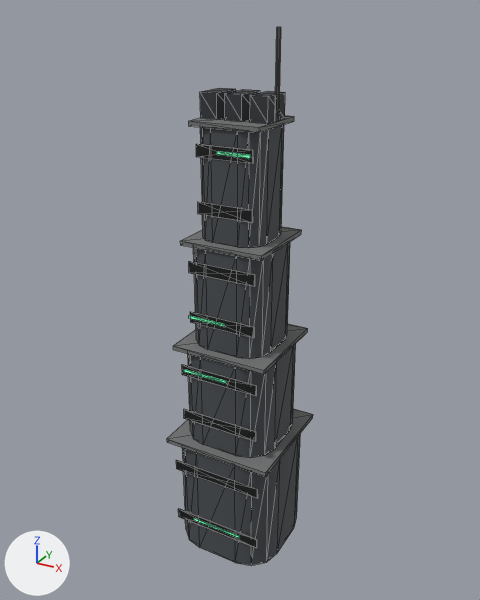
Two versions of the glTF model generated_assets/environments/vita/vta_env_massing_tower_b.glb, one commit apart.
Camera for both pictures: a camera (50 mm lens) standing at (7.71, -14.15, 14.59) and looking at (-0.13, 0.11, 7.47). The axes (+X, +Y, +Z) are drawn at lower left. The lights are the same throughout. The older version comes first. Mesh edges are drawn as thin lines. Where no turn or scale is listed for an object, it has been applied to the vertices. Vertices at exactly the same position are counted once.

In view in the first picture: 'mesh_intact'.
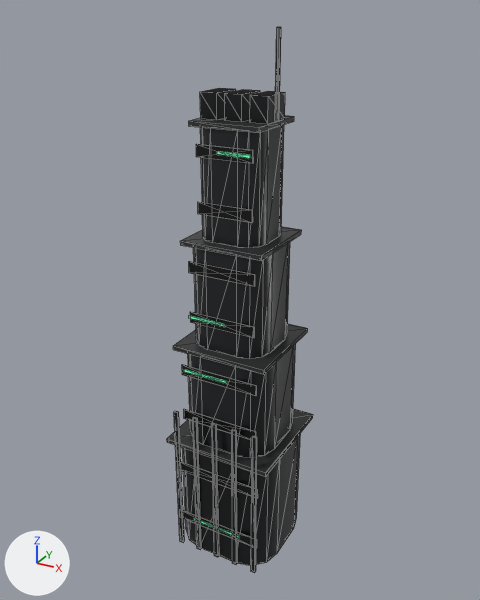
Where the change shows, as pixel boxes (x1, y1, x2, y2) in the pictures (480 x 600 px):
'mesh_intact', surface changed, reshaped: before (167, 27, 313, 566); after (167, 27, 313, 573)
part 1 of me_mesh_intact, added: after (174, 411, 184, 542)
part 2 of me_mesh_intact, added: after (193, 417, 201, 550)
part 3 of me_mesh_intact, added: after (212, 423, 219, 557)
part 4 of me_mesh_intact, added: after (232, 429, 237, 565)
part 5 of me_mesh_intact, added: after (251, 436, 257, 573)

What changed in the scene script:
```text
Add img_shr_mat_brushed_steel_a_normal:
    img_shr_mat_brushed_steel_a_normal = load_image('shr_mat_brushed_steel_a_normal', '../../materials/shared/shr_mat_brushed_steel_a_normal.png', 1024, 1024, 'Non-Color')
Add img_shr_mat_brushed_steel_a_albedo:
    img_shr_mat_brushed_steel_a_albedo = load_image('shr_mat_brushed_steel_a_albedo', '../../materials/shared/shr_mat_brushed_steel_a_albedo.png', 1024, 1024, 'sRGB')
Add img_shr_mat_brushed_steel_a_orm:
    img_shr_mat_brushed_steel_a_orm = load_image('shr_mat_brushed_steel_a_orm', '../../materials/shared/shr_mat_brushed_steel_a_orm.png', 1024, 1024, 'Non-Color')
Add img_vta_mat_reinforced_steel_a_normal:
    img_vta_mat_reinforced_steel_a_normal = load_image('vta_mat_reinforced_steel_a_normal', '../../materials/vita/vta_mat_reinforced_steel_a_normal.png', 512, 512, 'Non-Color')
Add img_vta_mat_reinforced_steel_a_albedo:
    img_vta_mat_reinforced_steel_a_albedo = load_image('vta_mat_reinforced_steel_a_albedo', '../../materials/vita/vta_mat_reinforced_steel_a_albedo.png', 512, 512, 'sRGB')
Add img_vta_mat_reinforced_steel_a_orm:
    img_vta_mat_reinforced_steel_a_orm = load_image('vta_mat_reinforced_steel_a_orm', '../../materials/vita/vta_mat_reinforced_steel_a_orm.png', 512, 512, 'Non-Color')
Change mat_mat_glass_polymer_vta:
    remove # nodes: BsdfPrincipled, OutputMaterial
    remove # colours: dark grey #494e52
    nodes: BsdfPrincipled, Math, Mix x2, NormalMap, OutputMaterial, SeparateColor, TexImage x3, VertexColor
    colours: dark grey #61636b, mixed with the vertex colours
    uses the picture img_vta_mat_reinforced_steel_a_albedo
    uses the picture img_vta_mat_reinforced_steel_a_normal
    uses the picture img_vta_mat_reinforced_steel_a_orm
Change mat_trim_trim_vta:
    remove # nodes: BsdfPrincipled, OutputMaterial
    remove # colours: grey #757777
    nodes: BsdfPrincipled, Math, Mix x2, NormalMap, OutputMaterial, SeparateColor, TexImage x3, VertexColor
    colours: grey #b4b1ab, mixed with the vertex colours
    uses the picture img_shr_mat_brushed_steel_a_albedo
    uses the picture img_shr_mat_brushed_steel_a_normal
    uses the picture img_shr_mat_brushed_steel_a_orm
Change me_mesh_intact:
    used by ob_mesh_intact; location = (0.0, 0.0, 0.0)
    remove me_mesh_intact.from_pydata(...)  # 292 vertices, 488 faces; spans x -1.55..1.55, y -1.55..1.55, z 0.0..14.21
    add me_mesh_intact.from_pydata(...)  # 452 vertices, 728 faces; spans x -1.55..1.55, y -1.56..1.55, z 0.0..14.21
    me_mesh_intact part 1: a new loose piece, a box spanning x -1.26..-1.14, y -1.56..-1.5, z 0.0..4.56, in mat_trim_dark_vta
    me_mesh_intact part 2: a new loose piece, a box spanning x -0.66..-0.54, y -1.56..-1.5, z 0.0..4.56, in mat_trim_dark_vta
    me_mesh_intact part 3: a new loose piece, a box spanning x -0.06..0.06, y -1.56..-1.5, z 0.0..4.56, in mat_trim_dark_vta
    me_mesh_intact part 4: a new loose piece, a box spanning x 0.54..0.66, y -1.56..-1.5, z 0.0..4.56, in mat_trim_dark_vta
    me_mesh_intact part 5: a new loose piece, a box spanning x 1.14..1.26, y -1.56..-1.5, z 0.0..4.56, in mat_trim_dark_vta
    other edits to the shape of me_mesh_intact do not show in these pictures
```
